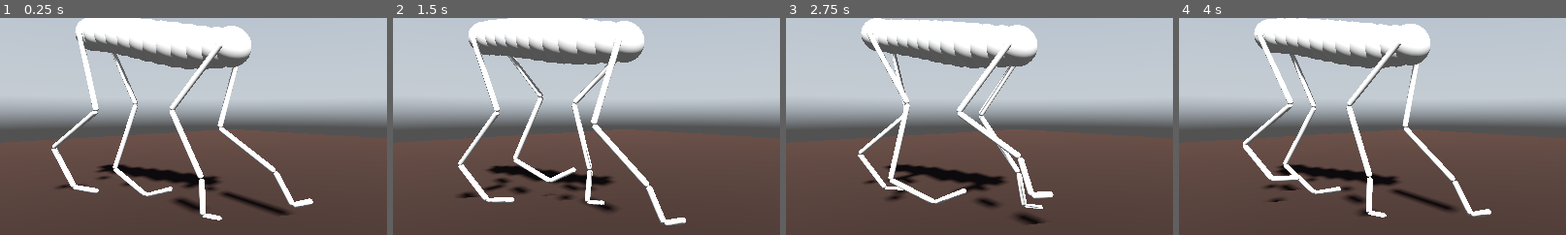
Above: before the commit, frames 1-4 (left to right).
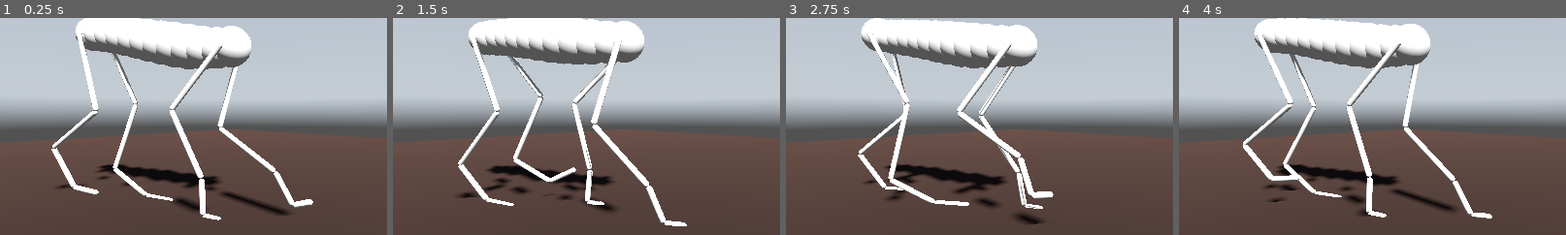
Above: after the commit, the same moments.

Repository: jehoz/legs-and-gaits
Game: Godot game, scene res://scenes/default.tscn
The game is run twice, just before and just after one commit, with the same random seed, the same clock (stepped at 60 frames per second) and the same inputs. A sky picture missing from this copy of the repository is replaced by a grey-blue gradient.
Inputs:
- Up to frame 1 (0.25 s): no input
- Up to frame 2 (1.5 s): no input
- Up to frame 3 (2.75 s): no input
- Up to frame 4 (4 s): no input
The pictures show only the part of the screen within x 20-70%, y 28-78%; the shares and areas given below are measured in that part.

The runs differ from the first frame. In frame 1, 0.3% of the frame differs, in the area x 19-81%, y 77-94%; in frame 2, 0.3%, in the area x 24-76%, y 82-96%; in frame 3, 0.3%; in frame 4, 0.3%.

Commit message:
Improve toe motion + clean up

Diff:
--- a/scripts/leg.gd
+++ b/scripts/leg.gd
@@ -51,6 +51,7 @@
 
 	move_foot_target()
 	solve_ik()
+	move_toe(delta)
 
 func regenerate_segments():
 	if femur != null:
@@ -129,10 +130,8 @@
 
 	var bottom = max(0, global_position.y - max_length())
 
-	#foot_target.global_position = global_position + (forward * (oscillator.skewed(osc_horizontal_bias) * step_length))
 	foot_target.position = Vector3.FORWARD * oscillator.bias_slope(osc_horizontal_bias) * step_length
 	foot_target.global_position.y = bottom + max(0, oscillator.bias_peak(osc_vertical_bias, PI/2)) * step_height
-	#foot_target.position.y = -resting_length() + max(0, oscillator.asymmetric(osc_vertical_bias, PI/2)) * step_height
 
 	if foot_target.position.length() > max_length():
 		foot_target.position = foot_target.position.normalized() * max_length()
@@ -141,9 +140,6 @@
 
 func is_planted():
 	return oscillator.bias_peak(osc_vertical_bias, PI/2) <= 0
-
-func is_load_phase():
-	return is_planted() and foot_target.position.z > 0
 
 func solve_ik():
 	var forward = -global_basis.z
@@ -162,12 +158,9 @@
 	var leg_xz = Vector2(hip_to_ball.x, hip_to_ball.z)
 	var fw_xz = Vector2(forward.x, forward.z)
 	var xz_len = leg_xz.length() * sign(fw_xz.dot(leg_xz))
-	var delta_angle = atan(xz_len / hip_to_ball.y)
-	var _ankle_lift = ankle_lift + delta_angle
+	var _ankle_lift = ankle_lift + atan(xz_len / hip_to_ball.y)
 	if ball_pos.y + metatarsal_length * sin(_ankle_lift) < 0:
 		_ankle_lift = asin(-ball_pos.y / metatarsal_length)
-		delta_angle = _ankle_lift - ankle_lift
-	var toe_pos = ball_pos + (Quaternion(left, -min(0, delta_angle)) * forward * toe_length)
 
 	# ankle position is computed from ball position and heel elevation
 	var a_off_xz = metatarsal_length * cos(_ankle_lift) * -forward
@@ -189,9 +182,9 @@
 	var knee_pos = global_position + Quaternion(left, gamma) * knee_offset
 
 	var prev = get_global_transform()
-	var bones = [femur, tibia, metatarsal, toe]
-	var joints = [knee_pos, ankle_pos, ball_pos, toe_pos]
-	for i in range(4):
+	var bones = [femur, tibia, metatarsal]
+	var joints = [knee_pos, ankle_pos, ball_pos]
+	for i in range(bones.size()):
 		var bone: Node3D = bones[i]
 		var joint_pos: Vector3 = joints[i]
 		var from: Vector3 = -prev.basis.y
@@ -203,3 +196,14 @@
 		bone.global_position = prev.origin
 		prev = bone.get_global_transform()
 		prev.origin = joint_pos
+
+func move_toe(delta: float):
+	var current_angle = (-metatarsal.global_basis.y).angle_to(-toe.global_basis.y)
+
+	var target_angle: float
+	if is_planted():
+		target_angle = (-metatarsal.global_basis.y).angle_to(-global_basis.z)
+	else:
+		target_angle = ankle_lift
+
+	toe.rotate_x((target_angle - current_angle) * delta * 15)
